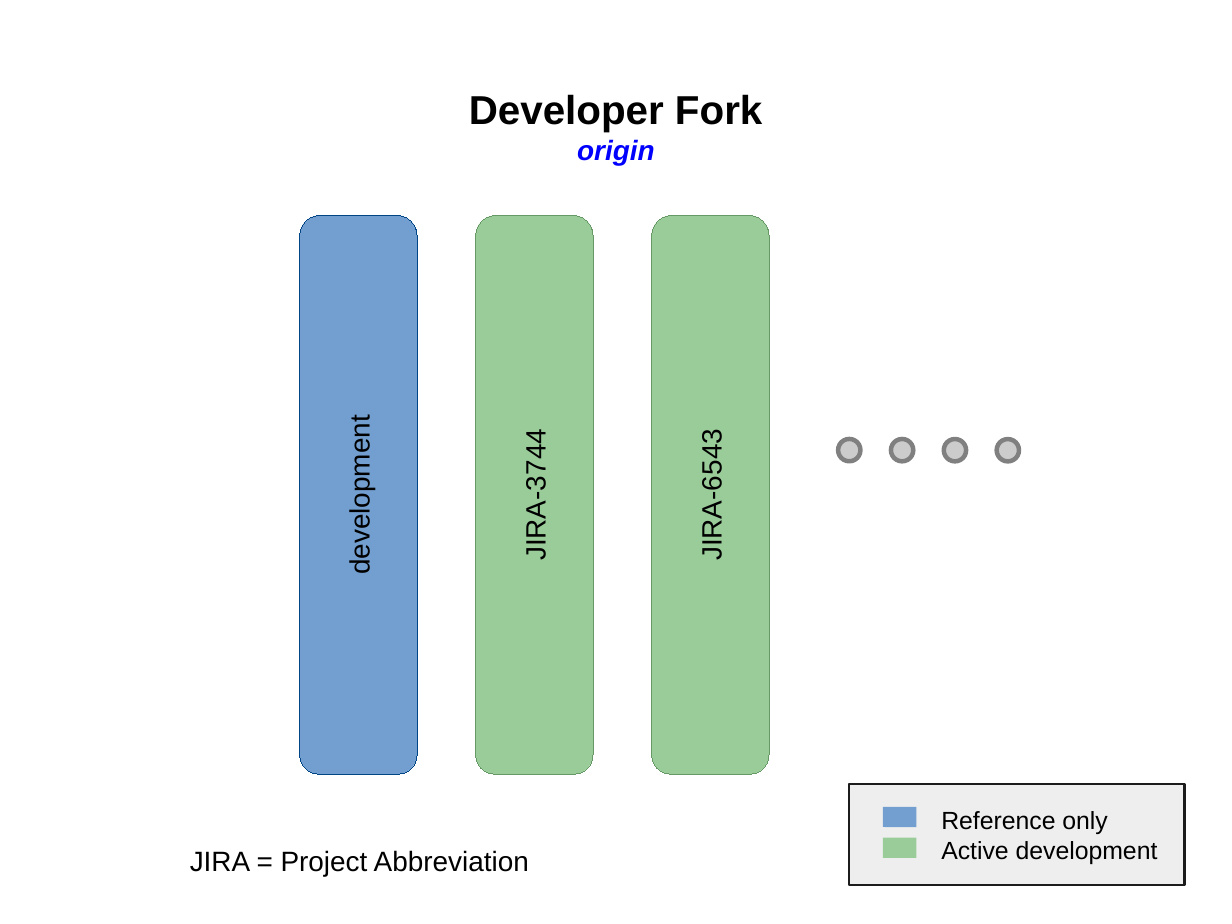
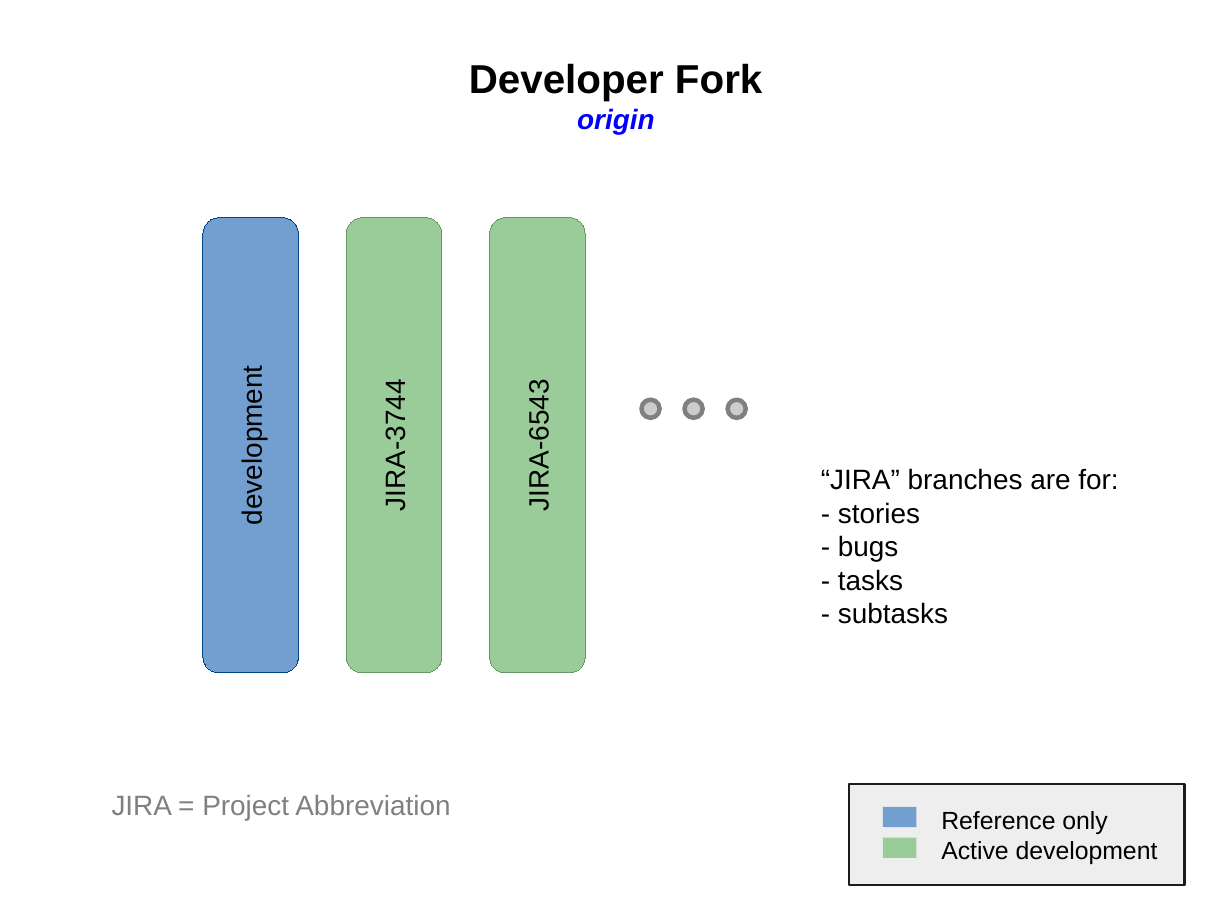
Before and after one commit to SiliconValleyOffice/GitHelp, a slide deck: slide 3 of Documents/RepositoryManagement.odp (slide 2 before the commit). Drawn at 1232x924 pixels with LibreOffice and Linux fonts; fonts in the diff are those of the drawing. Boxes give left, top, right and bottom in pixels: in the first picture for what was removed or moved away, otherwise in the second. Text is boxed around its words. In the diff, an @@ line names an element or a change of style, - is before the commit and + after.

```diff
--- a/Documents/RepositoryManagement.odp
+++ b/Documents/RepositoryManagement.odp
@@ text "Developer Fork": place and size @@
-text "Developer Fork" at (469, 94, 762, 165)
+text "Developer Fork" at (469, 63, 762, 134)
@@ rounded rectangle "development": place and size @@
-rounded rectangle "development" at (300, 215, 418, 774)
+rounded rectangle "development" at (203, 219, 299, 674)
@@ rounded rectangle "JIRA-3744": place and size @@
-rounded rectangle "JIRA-3744" at (476, 215, 593, 774)
+rounded rectangle "JIRA-3744" at (346, 219, 442, 674)
@@ rounded rectangle "JIRA-6543": place and size @@
-rounded rectangle "JIRA-6543" at (652, 215, 770, 774)
+rounded rectangle "JIRA-6543" at (489, 219, 585, 674)
@@ ellipse: place and size @@
-ellipse at (945, 439, 967, 462)
+ellipse at (642, 400, 660, 418)
@@ ellipse: place and size @@
-ellipse at (891, 439, 913, 462)
+ellipse at (685, 400, 703, 418)
@@ ellipse: place and size @@
-ellipse at (838, 439, 861, 462)
+ellipse at (728, 400, 746, 418)
@@ ellipse removed at (997, 439, 1020, 462) @@
@@ text added at (821, 468, 1118, 624), 18 pt, text #000000 @@
+“JIRA” branches are for:
+- stories
+- bugs
+- tasks
+- subtasks
@@ text "JIRA = Project Abbreviation": place and size @@
-text "JIRA = Project Abbreviation" at (190, 850, 529, 876)
+text "JIRA = Project Abbreviation" at (112, 795, 450, 820)
@@ text "JIRA = Project Abbreviation" at (112, 795, 450, 820): text colour #000000 to #808080 @@
```
Also in this commit, not shown: 3 other slides changed, 2 slides added, 8 other files.
